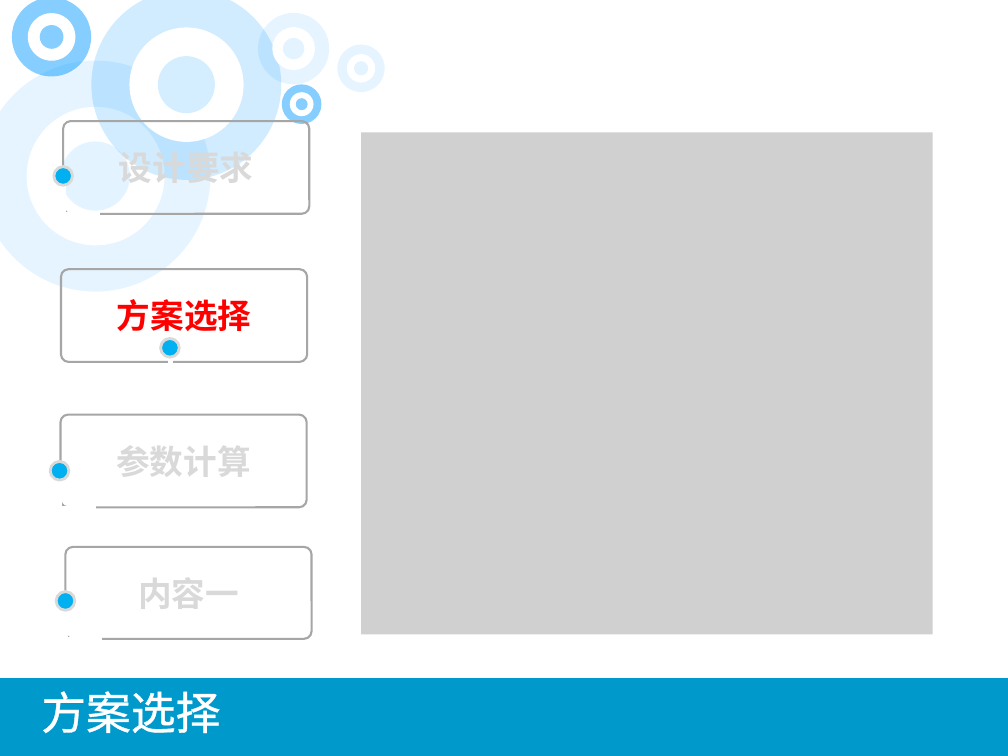
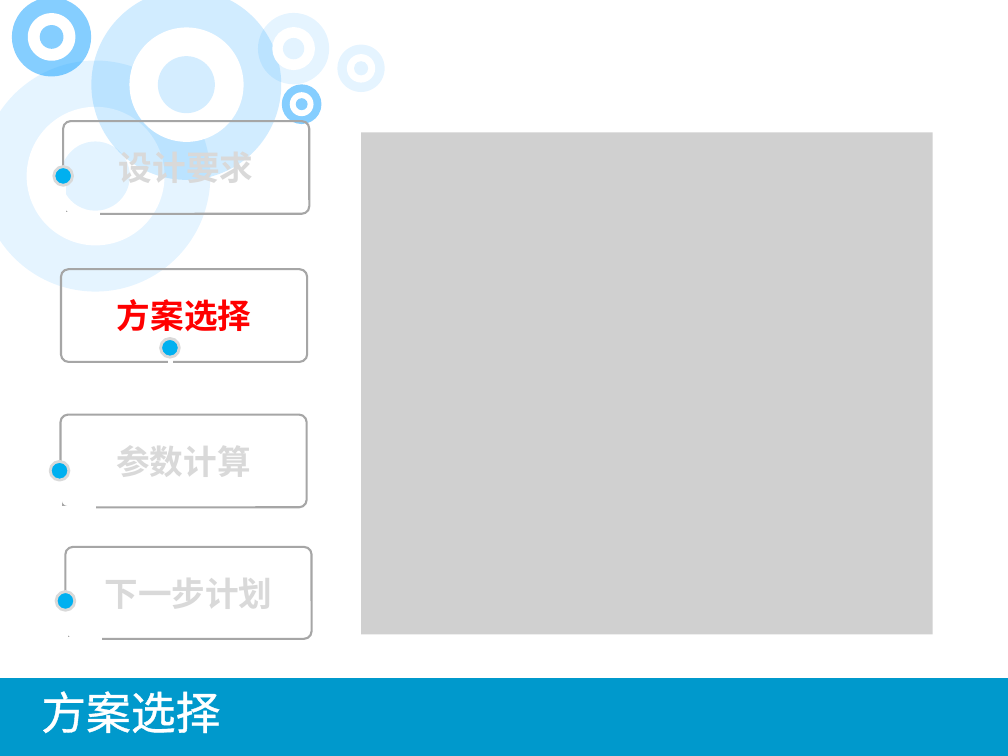
Before and after one commit to wyu0725/2MSPS-DAQ_CARD, a slide deck: slide 5 of 2M采样率双通道数据采集卡.pptx. Drawn at 1008x756 pixels with LibreOffice and Linux fonts; fonts in the diff are those of the drawing; grey boxes stand for pictures. Boxes give left, top, right and bottom in pixels: in the first picture for what was removed or moved away, otherwise in the second. Text is boxed around its words. In the diff, an @@ line names an element or a change of style, - is before the commit and + after.

```diff
--- a/2M采样率双通道数据采集卡.pptx
+++ b/2M采样率双通道数据采集卡.pptx
@@ text in rounded rectangle at (x1=104, y1=567, x2=272, y2=616): text changed @@
-内容一
+下一步计划
```
Also in this commit, not shown: 6 other slides changed, 1 slide removed.
